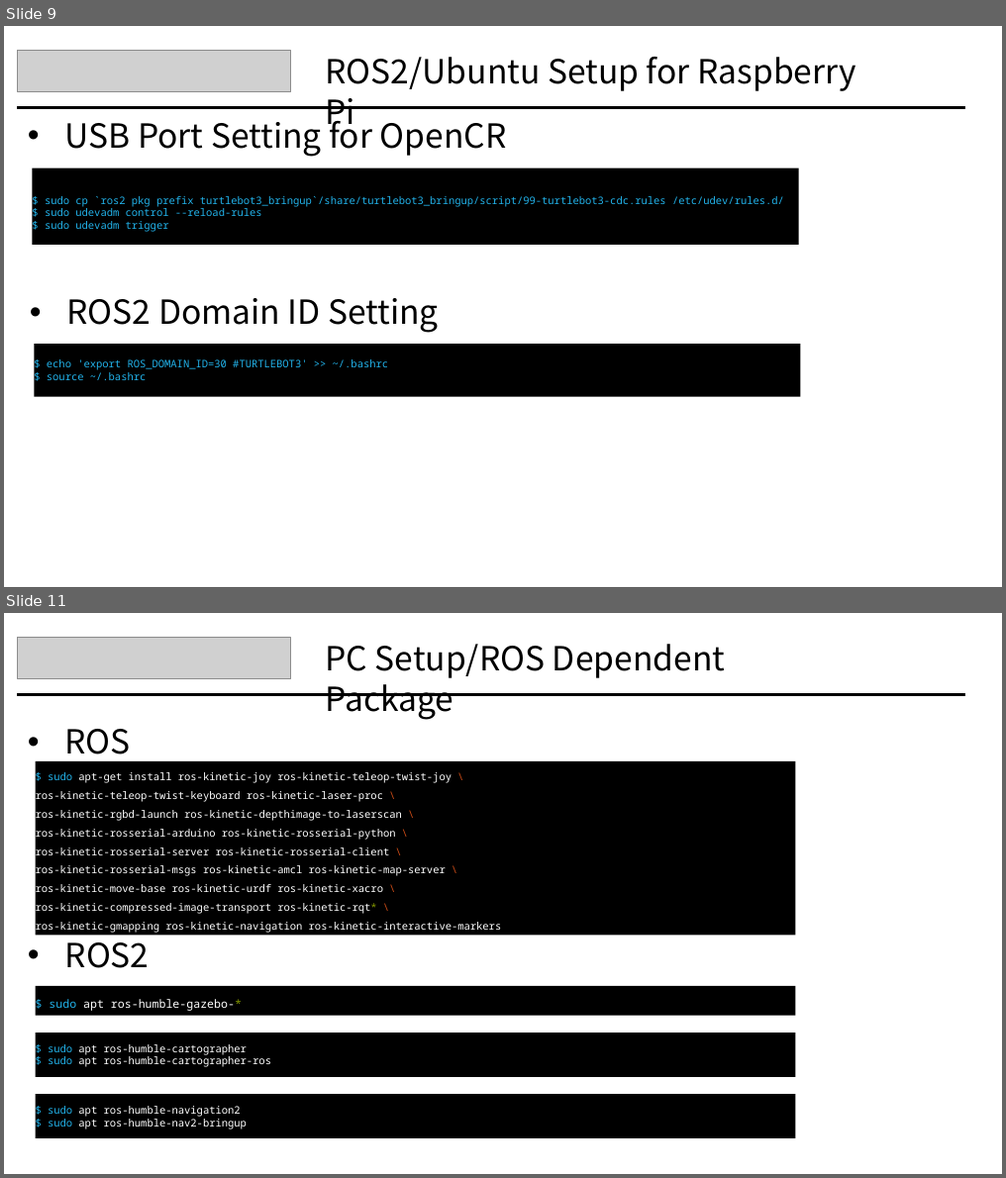
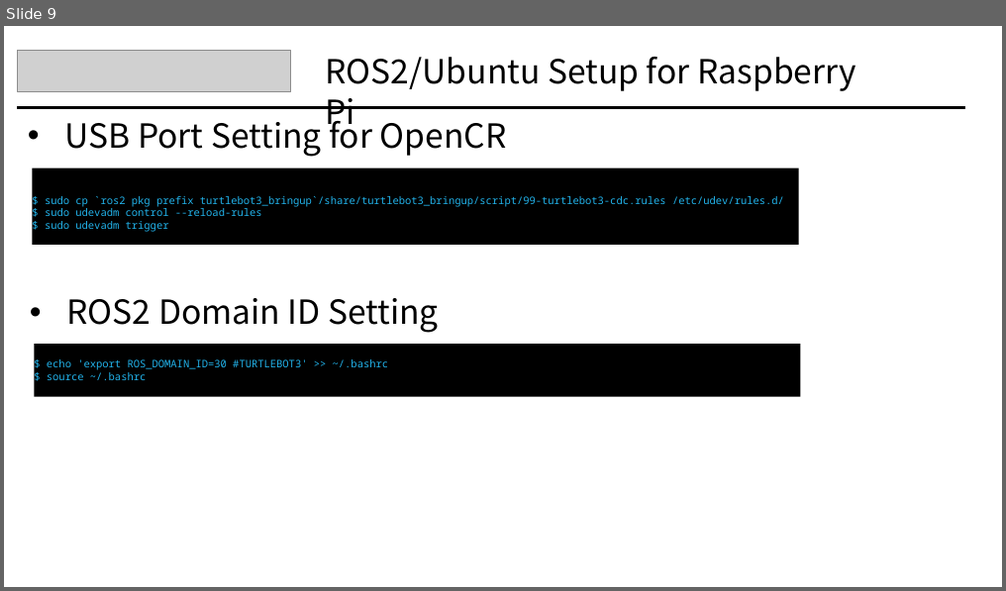
Before and after one commit to orocapangyo/turtlebot, a slide deck: Tutorial/02-Week/robert/Turtlebot_02_robert.pptx. Shown one above the other, each under a label of ours: slides 9 and 11 before the commit, slide 9 after it; the slides between them are not shown. The pictures are 1006x1178 and 1006x591 pixels, drawn with LibreOffice and Linux fonts; fonts in the diff are those of the drawing; grey boxes stand for pictures. Boxes give left, top, right and bottom in pixels: in the first picture for what was removed or moved away, otherwise in the second. Text is boxed around its words. In the diff, an @@ line names an element or a change of style, - is before the commit and + after.

```diff
--- a/Tutorial/02-Week/robert/Turtlebot_02_robert.pptx
+++ b/Tutorial/02-Week/robert/Turtlebot_02_robert.pptx
@@ slide 11 removed at [4, 613, 1002, 1174], background #FFFFFF @@
@@ picture removed at [17, 637, 290, 679] @@
@@ text removed at [325, 644, 725, 720] @@
-PC Setup/ROS Dependent Package
@@ line removed from (17, 695) to (965, 695) @@
@@ text removed at [21, 718, 156, 765] @@
-• ROS1
@@ rectangle removed at [36, 761, 796, 935] @@
-$ sudo apt-get install ros-kinetic-joy ros-kinetic-teleop-twist-joy \
-ros-kinetic-teleop-twist-keyboard ros-kinetic-laser-proc \
-ros-kinetic-rgbd-launch ros-kinetic-depthimage-to-laserscan \
-ros-kinetic-rosserial-arduino ros-kinetic-rosserial-python \
-ros-kinetic-rosserial-server ros-kinetic-rosserial-client \
-ros-kinetic-rosserial-msgs ros-kinetic-amcl ros-kinetic-map-server \
-ros-kinetic-move-base ros-kinetic-urdf ros-kinetic-xacro \
-ros-kinetic-compressed-image-transport ros-kinetic-rqt* \
-ros-kinetic-gmapping ros-kinetic-navigation ros-kinetic-interactive-markers
@@ text removed at [65, 934, 150, 968] @@
-• ROS2
@@ rectangle removed at [36, 986, 796, 1016] @@
-$ sudo apt ros-humble-gazebo-*
@@ rectangle removed at [36, 1033, 796, 1077] @@
-$ sudo apt ros-humble-cartographer
-$ sudo apt ros-humble-cartographer-ros
@@ rectangle removed at [36, 1094, 796, 1139] @@
-$ sudo apt ros-humble-navigation2
-$ sudo apt ros-humble-nav2-bringup
```
Also in this commit, not shown: 1 slide changed, 3 other slides removed, 4 other files.
